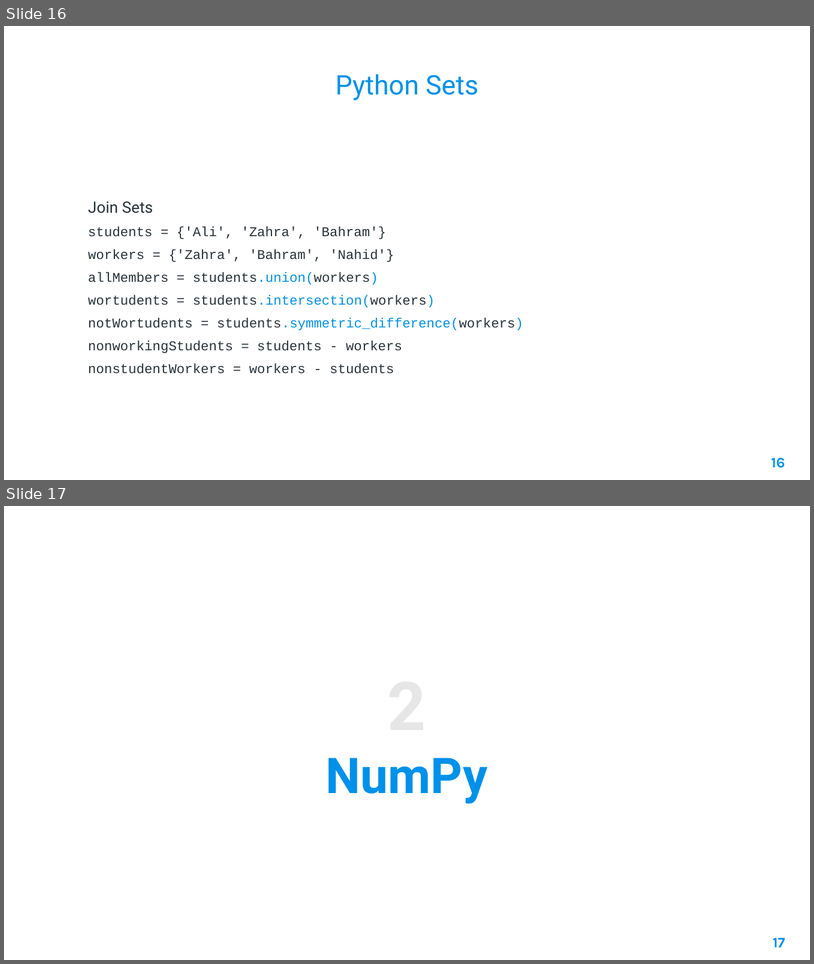
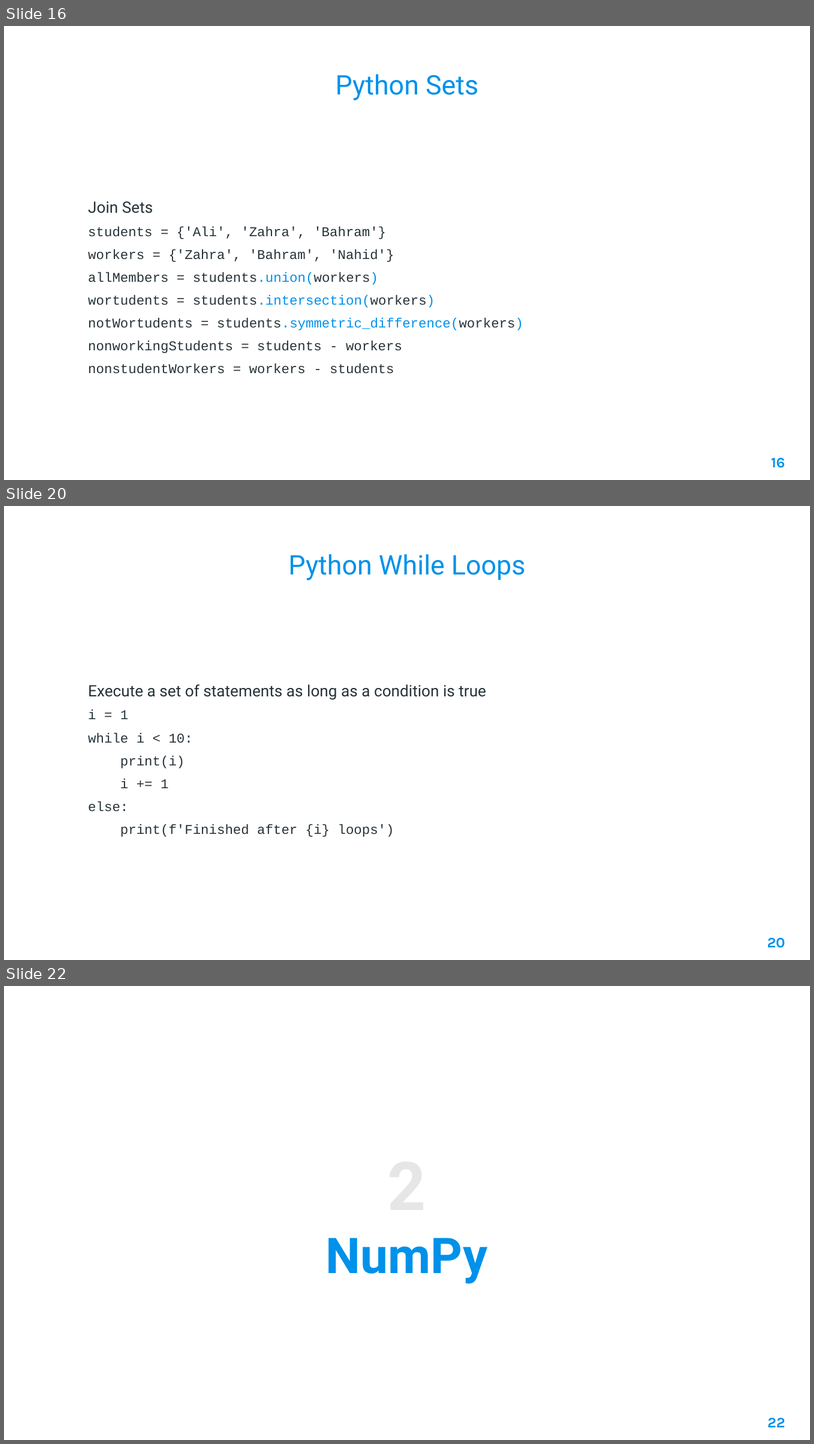
Before and after one commit to AleeRezaa/learn-python, a slide deck: Python.pptx. Shown one above the other, each under a label of ours: slides 16 and 17 before the commit, slides 16, 20 and 22 after it; the slides between them are not shown. The pictures are 814x964 and 814x1444 pixels, drawn with LibreOffice and Linux fonts; fonts in the diff are those of the drawing; background and template pictures are left out. Boxes give left, top, right and bottom in pixels: in the first picture for what was removed or moved away, otherwise in the second. Text is boxed around its words. In the diff, an @@ line names an element or a change of style, - is before the commit and + after.

Commit message:
add if statements and while loops

```diff
--- a/Python.pptx
+++ b/Python.pptx
@@ slide 20 added at [4,506,810,960], background picture (left out) @@
@@ title added at [288,554,525,580], 24 pt, text #0091EA @@
+Python While Loops
@@ text added at [88,684,486,837], 12 pt, text #263238 @@
+Execute a set of statements as long as a condition is true
+i = 1
+while i < 10:
+print(i)
+i += 1
+else:
+print(f'Finished after {i} loops')
@@ page number added at [768,937,786,948], 13 pt, text #0091EA, bold @@
+20
@@ what was slide 17 is now slide 22 @@
@@ page number at [768,1417,785,1427]: text changed @@
-17
+22
```
Also in this commit, not shown: 3 slides changed, 4 other slides added.
